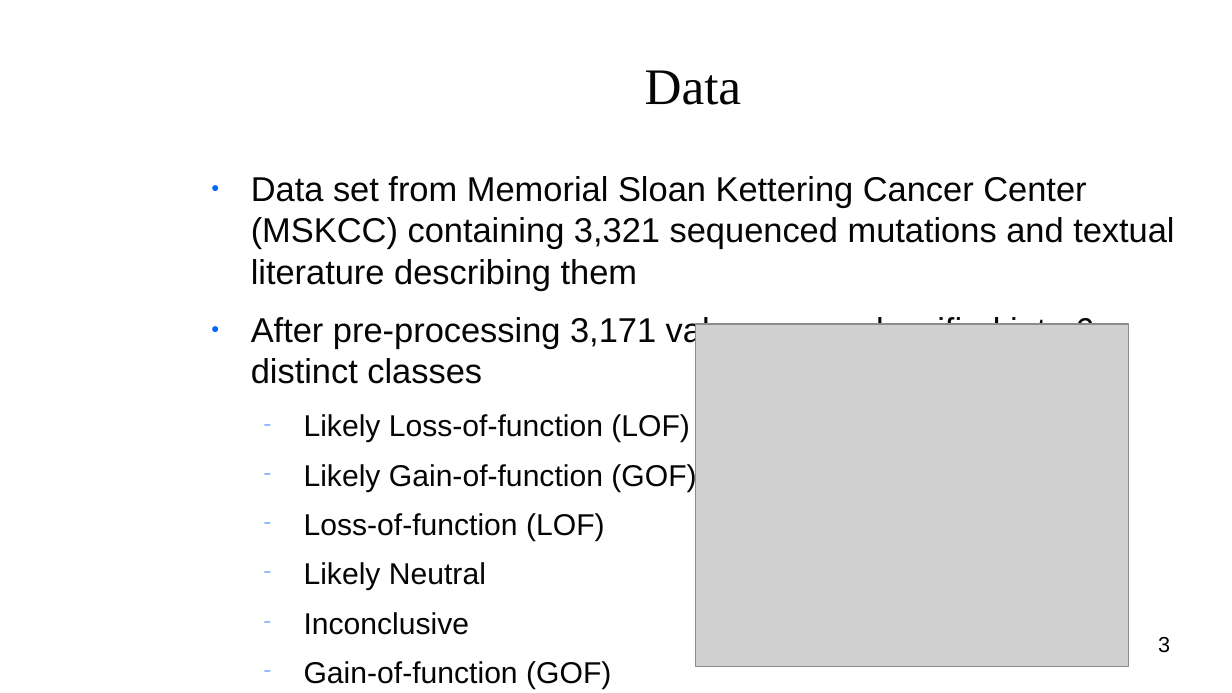
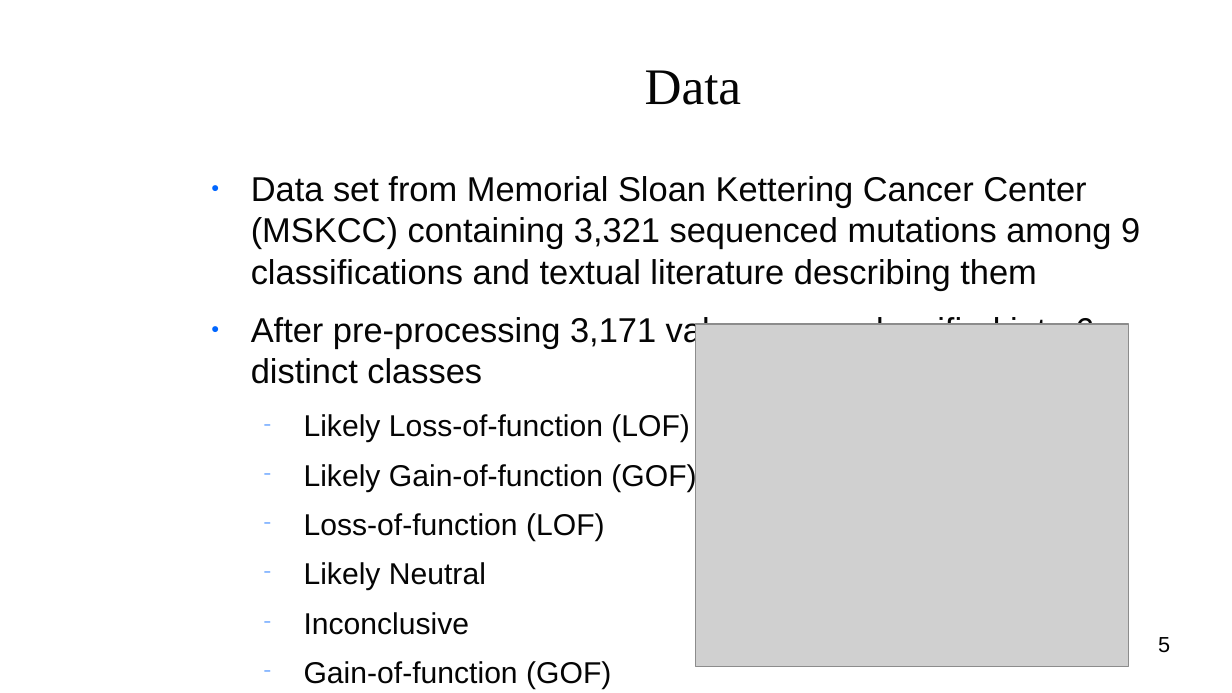
Before and after one commit to Shredder42/mutations, a slide deck: slide 5 of presentation.odp (slide 3 before the commit). Drawn at 1232x693 pixels with LibreOffice and Linux fonts; fonts in the diff are those of the drawing; grey boxes stand for pictures; background and template pictures are left out. Boxes give left, top, right and bottom in pixels: in the first picture for what was removed or moved away, otherwise in the second. Text is boxed around its words. In the diff, an @@ line names an element or a change of style, - is before the commit and + after.

```diff
--- a/presentation.odp
+++ b/presentation.odp
@@ text at bbox=[251, 176, 1140, 290]: text changed @@
-● Data set from Memorial Sloan Kettering Cancer Center (MSKCC) containing 3,321 sequenced mutations and textual literature describing them
+● Data set from Memorial Sloan Kettering Cancer Center (MSKCC) containing 3,321 sequenced mutations among 9 classifications and textual literature describing them
@@ page number at bbox=[1158, 637, 1170, 653]: text changed @@
-3
+5
```
Also in this commit, not shown: 6 other slides changed, 4 slides added, 1 other file.
